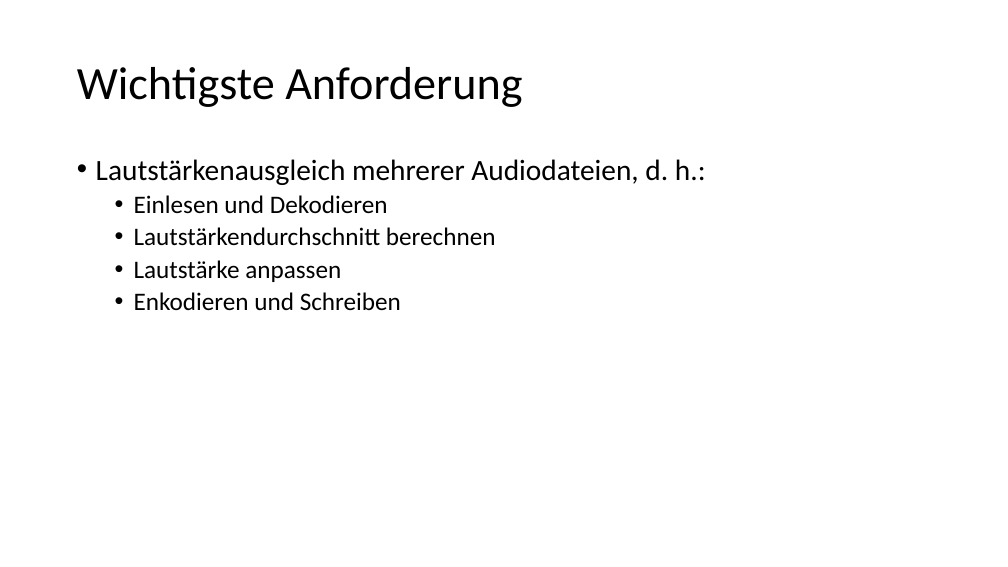
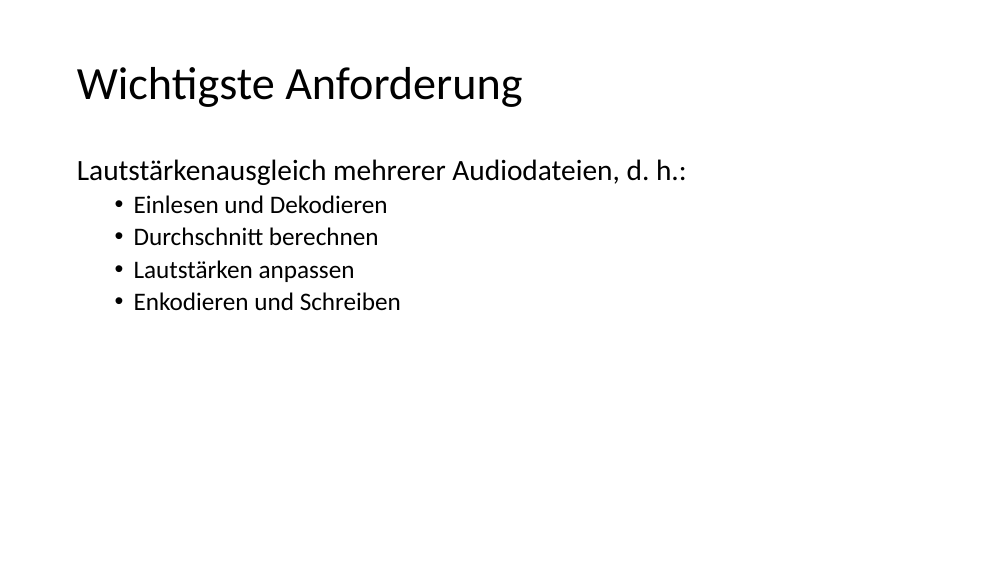
Before and after one commit to sose2019-ohm-se-praktikum/fehu238rfhf3df34, a slide deck: slide 2 of Präsentation.pptx. Drawn at 1008x567 pixels with LibreOffice and Linux fonts; fonts in the diff are those of the drawing. Boxes give left, top, right and bottom in pixels: in the first picture for what was removed or moved away, otherwise in the second. Text is boxed around its words. In the diff, an @@ line names an element or a change of style, - is before the commit and + after.

```diff
--- a/Präsentation.pptx
+++ b/Präsentation.pptx
@@ text at (77, 159, 687, 185): bullet • to none @@
@@ text at (134, 227, 379, 282): text changed @@
-  • Lautstärkendurchschnitt berechnen
-  • Lautstärke anpassen
+  • Durchschnitt berechnen
+  • Lautstärken anpassen
```
Also in this commit, not shown: 1 other slide changed, 2 slides added, 2 slides removed, 3 other files.
